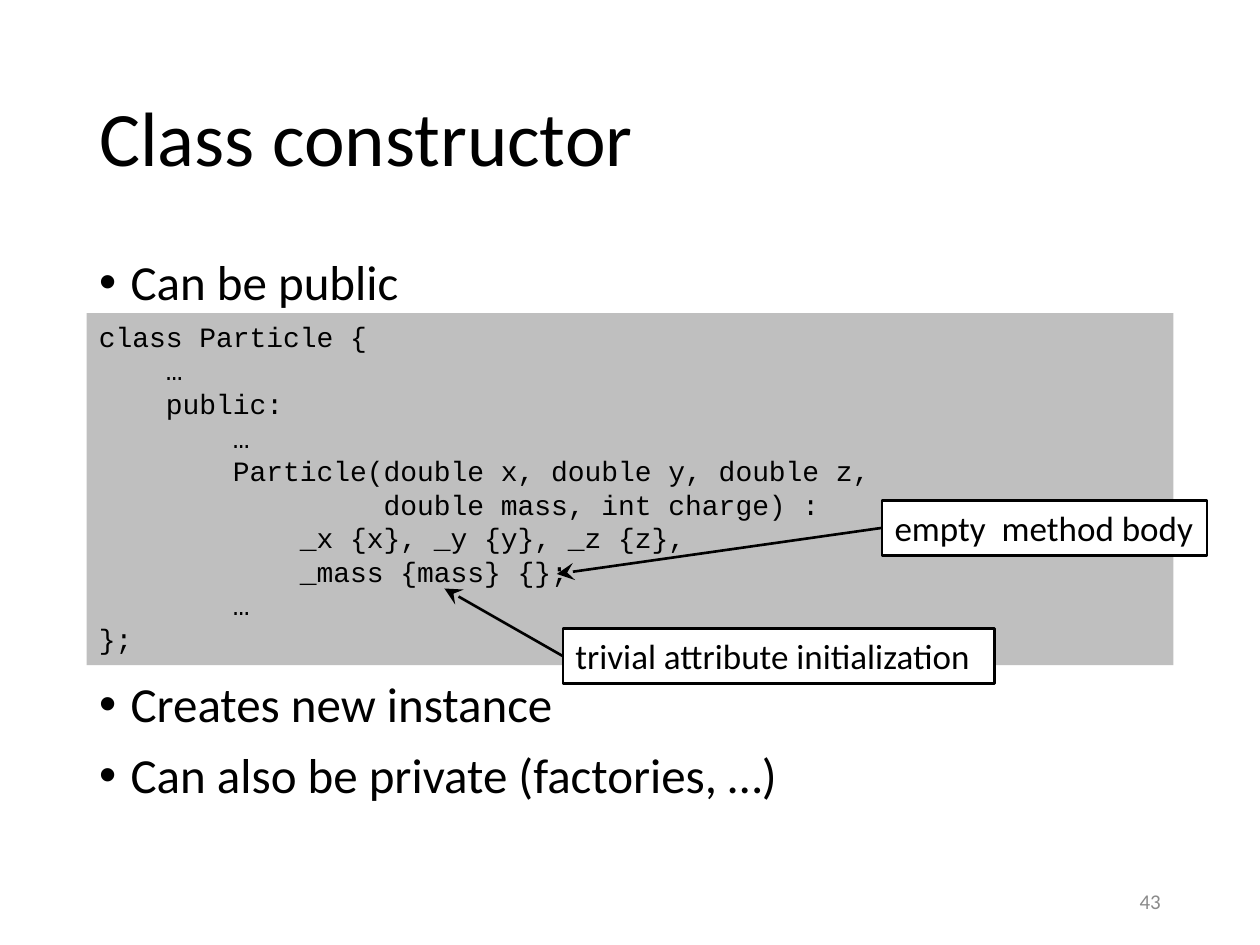
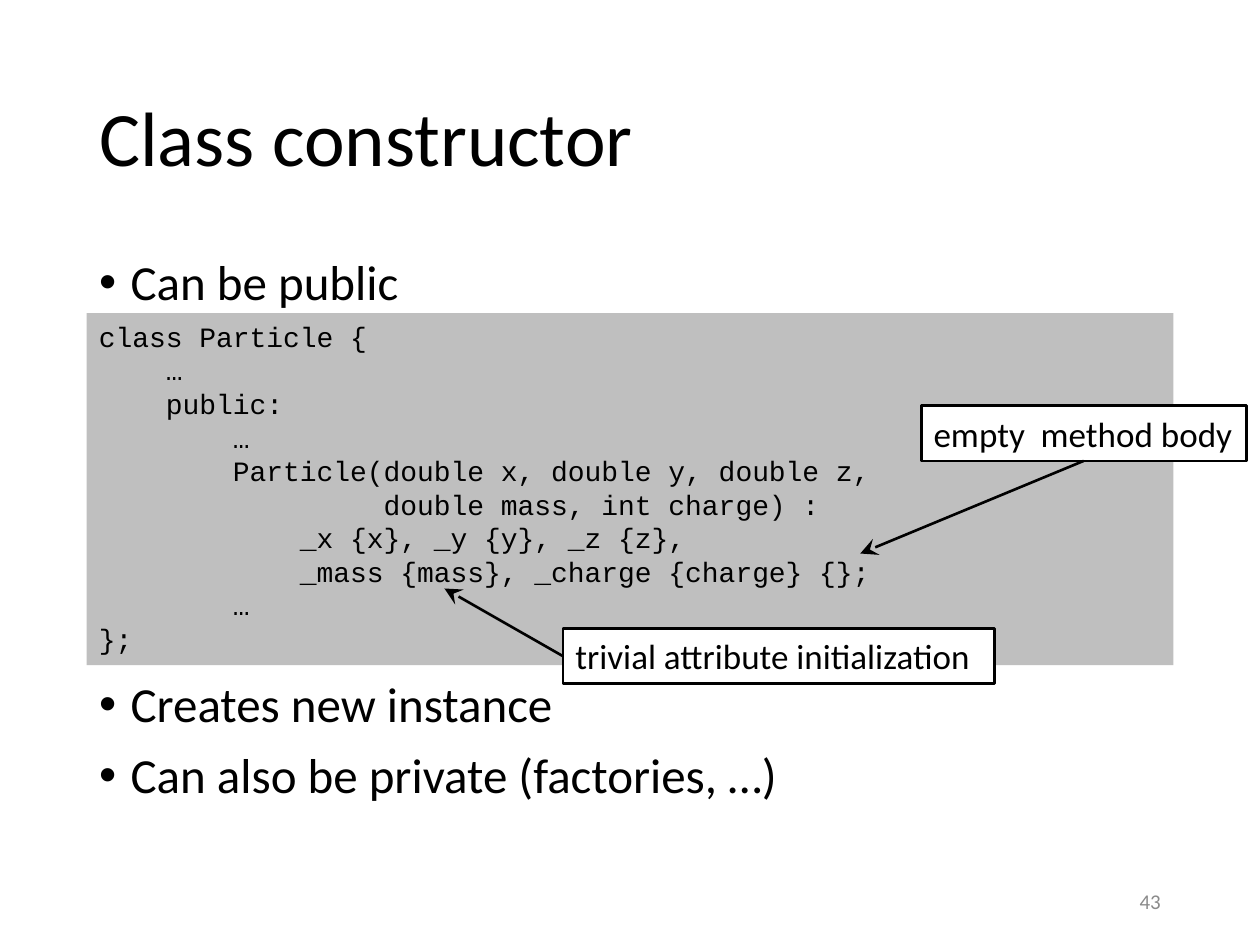
Before and after one commit to gjbex/training-material, a slide deck: slide 43 of CPlusPlus/scientific_cpp.pptx. Drawn at 1260x945 pixels with LibreOffice and Linux fonts; fonts in the diff are those of the drawing. Boxes give left, top, right and bottom in pixels: in the first picture for what was removed or moved away, otherwise in the second. Text is boxed around its words. In the diff, an @@ line names an element or a change of style, - is before the commit and + after.

Commit message:
Fix typos

```diff
--- a/CPlusPlus/scientific_cpp.pptx
+++ b/CPlusPlus/scientific_cpp.pptx
@@ rectangle "empty method body": place and size @@
-rectangle "empty method body" at <box>882,500,1207,556</box>
+rectangle "empty method body" at <box>921,406,1246,461</box>
@@ arrow moved from (882, 528) - (557, 575) to (1084, 461) - (861, 553) @@
@@ text in rectangle at <box>300,562,802,590</box>: text changed @@
-_mass {mass} {};
+_mass {mass}, _charge {charge} {};
```
Also in this commit, not shown: 8 other slides changed.
